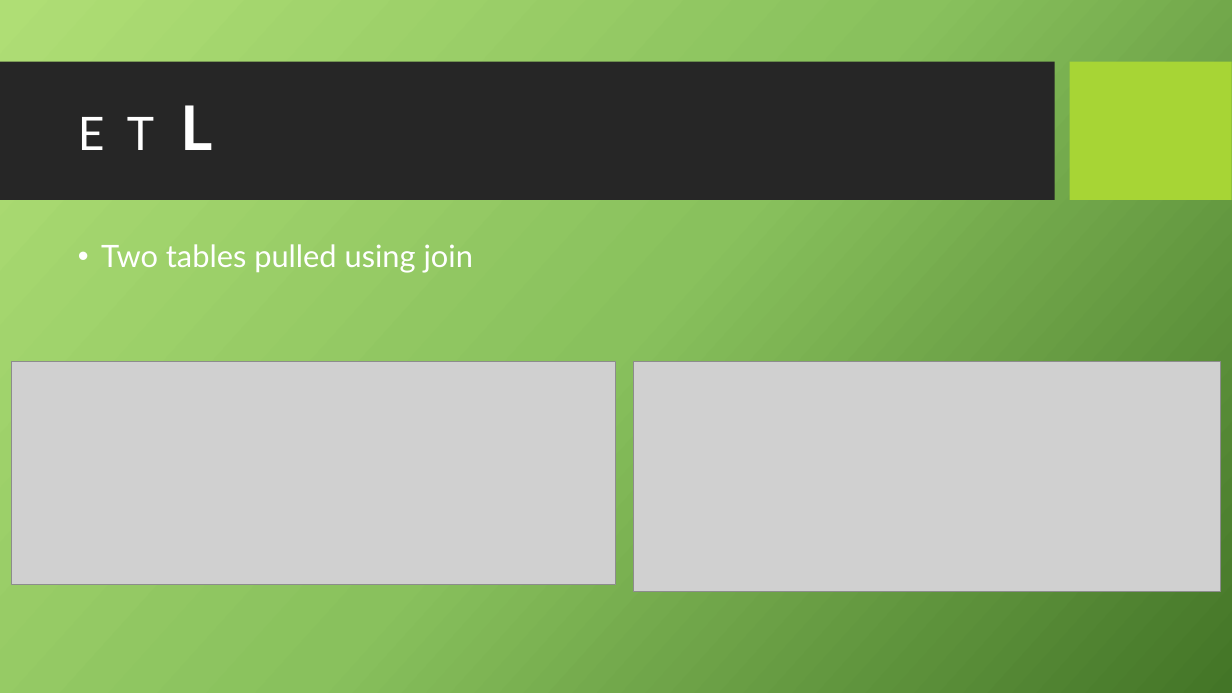
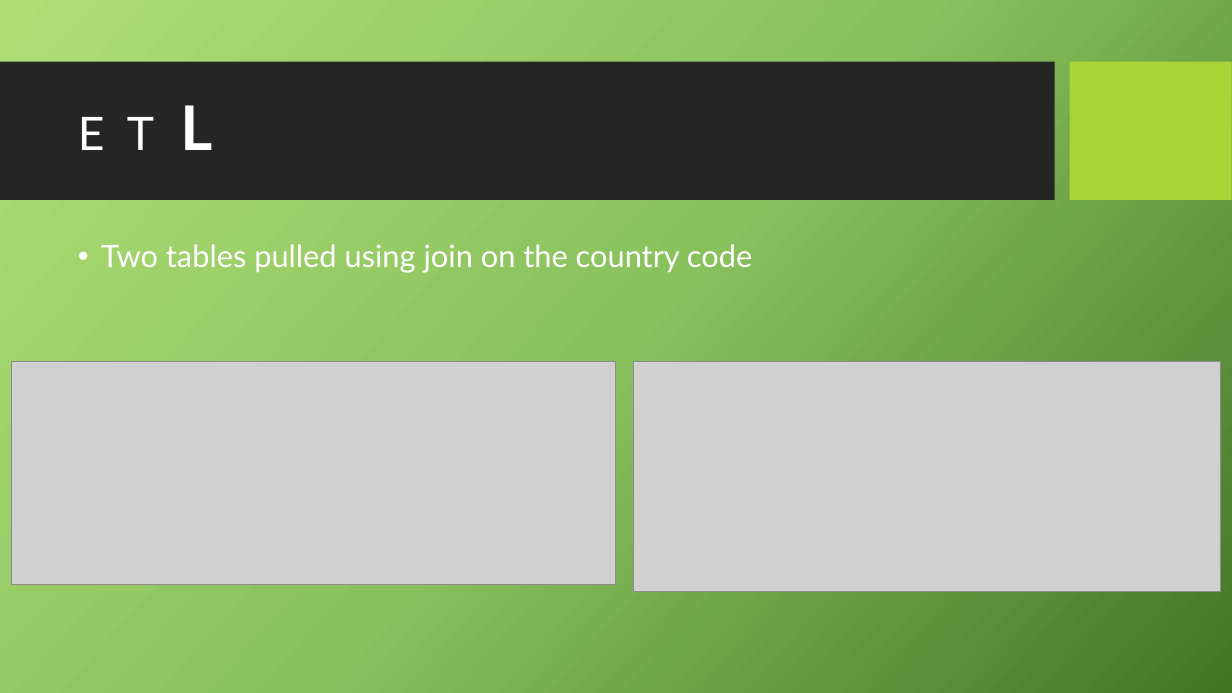
Before and after one commit to ashleep/Project-2-Pounds.Garland, a slide deck: slide 6 of ETL Project Presentation.pptx (slide 5 before the commit). Drawn at 1232x693 pixels with LibreOffice and Linux fonts; fonts in the diff are those of the drawing; grey boxes stand for pictures; background and template pictures are left out. Boxes give left, top, right and bottom in pixels: in the first picture for what was removed or moved away, otherwise in the second. Text is boxed around its words. In the diff, an @@ line names an element or a change of style, - is before the commit and + after.

```diff
--- a/ETL Project Presentation.pptx
+++ b/ETL Project Presentation.pptx
@@ text at bbox=[101, 244, 752, 273]: text changed @@
-• Two tables pulled using join
+• Two tables pulled using join on the country code
```
Also in this commit, not shown: 2 other slides changed, 2 slides added, 1 other file.
